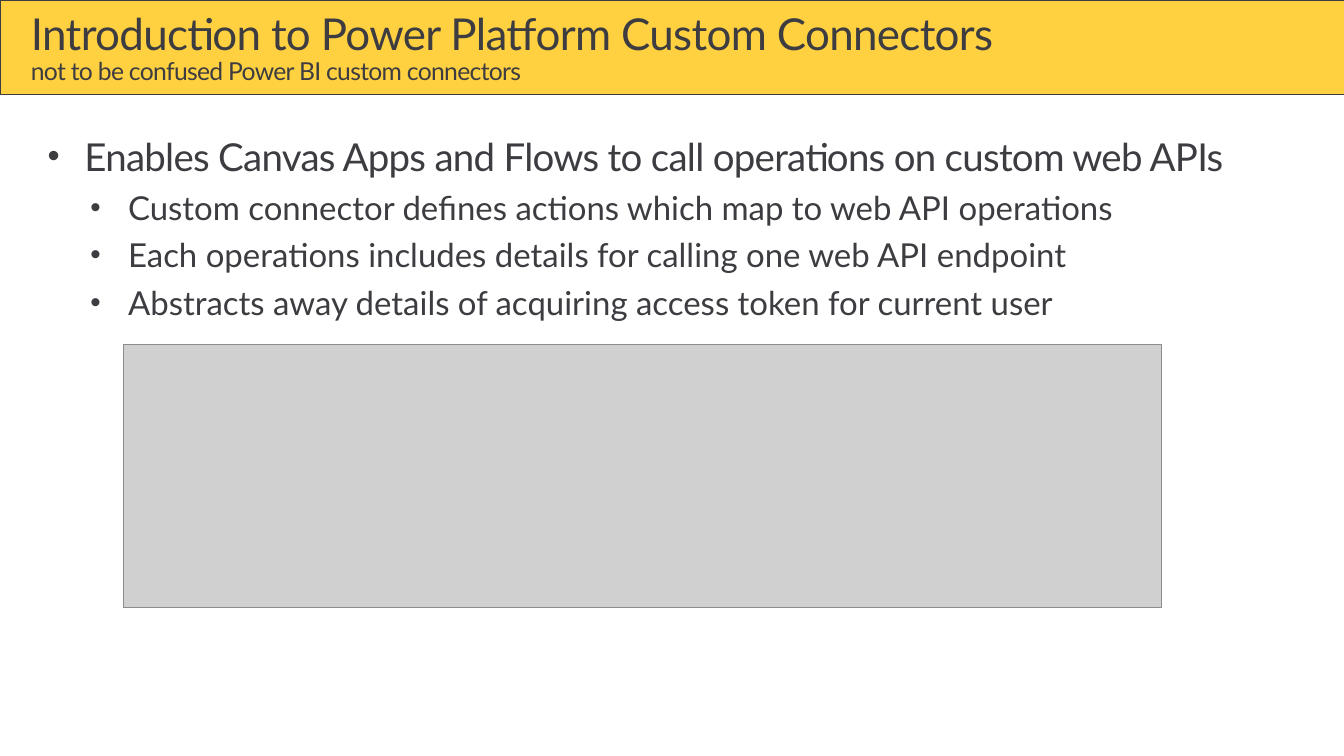
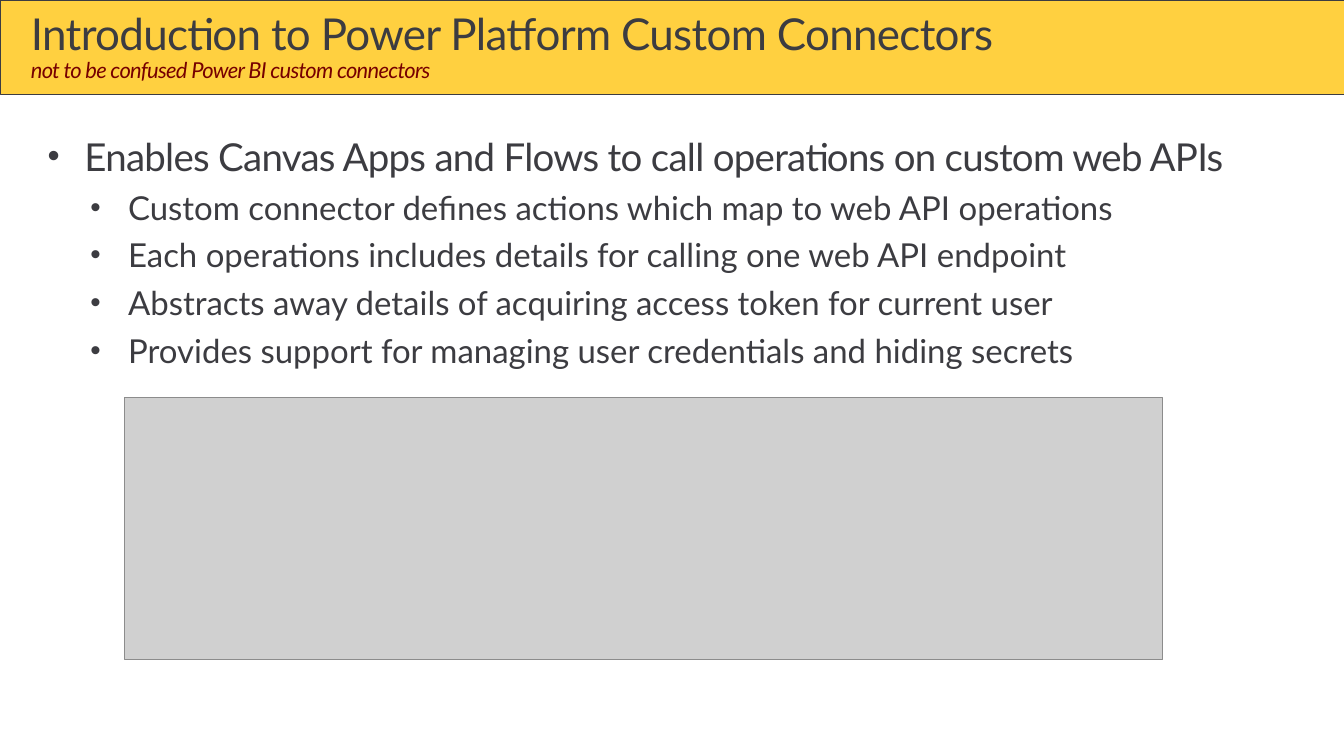
Before and after one commit to PowerBiDevCamp/Camp-Sessions, a slide deck: slide 8 of Session 17 - Building Solutions using Power Automate and the Power BI REST APIs.pptx (slide 7 before the commit). Drawn at 1344x756 pixels with LibreOffice and Linux fonts; fonts in the diff are those of the drawing; grey boxes stand for pictures; background and template pictures are left out. Boxes give left, top, right and bottom in pixels: in the first picture for what was removed or moved away, otherwise in the second. Text is boxed around its words. In the diff, an @@ line names an element or a change of style, - is before the commit and + after.

```diff
--- a/Session 17 - Building Solutions using Power Automate and the Power BI REST APIs.pptx
+++ b/Session 17 - Building Solutions using Power Automate and the Power BI REST APIs.pptx
@@ title "Introduction to Power Platform Custom ..." at [31, 17, 993, 81]: size 18 to 16 pt, text colour #3C3C41 to #760000, italic on in "not to be confused Power BI custom ..." @@
@@ text at [128, 338, 1073, 369]: paragraph added @@
+  • Provides support for managing user credentials and hiding secrets
@@ picture: place and size @@
-picture at [124, 345, 1161, 607]
+picture at [125, 397, 1162, 659]
```
Also in this commit, not shown: 10 other slides changed, 14 slides added, 11 slides removed.
